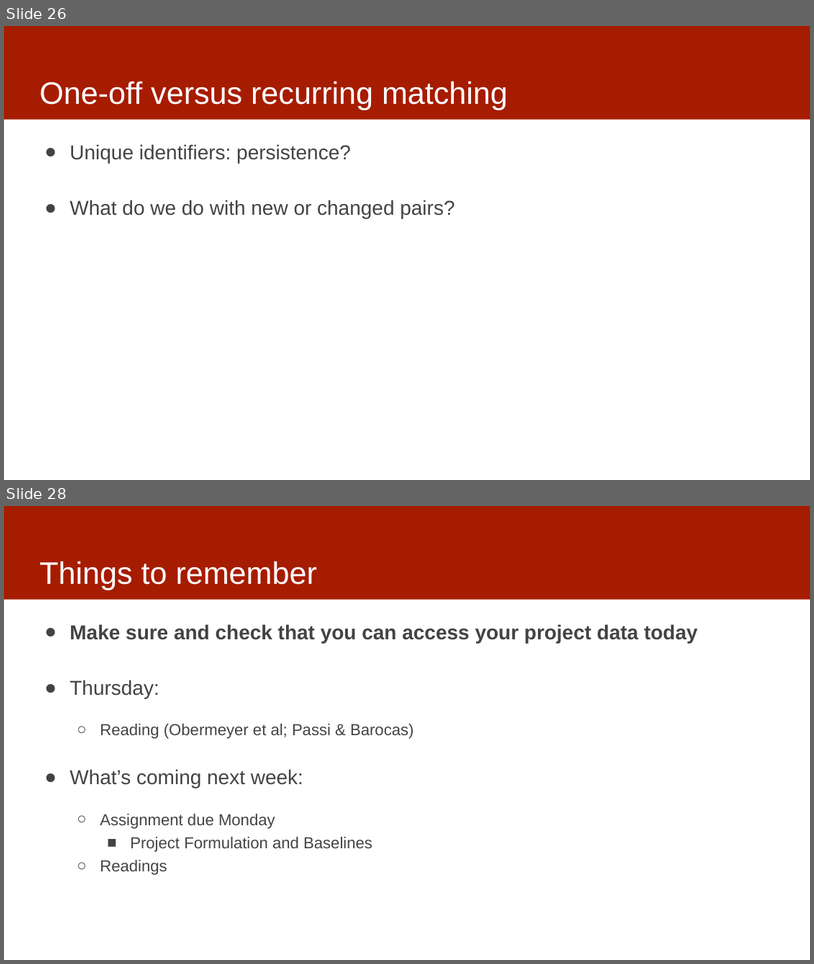
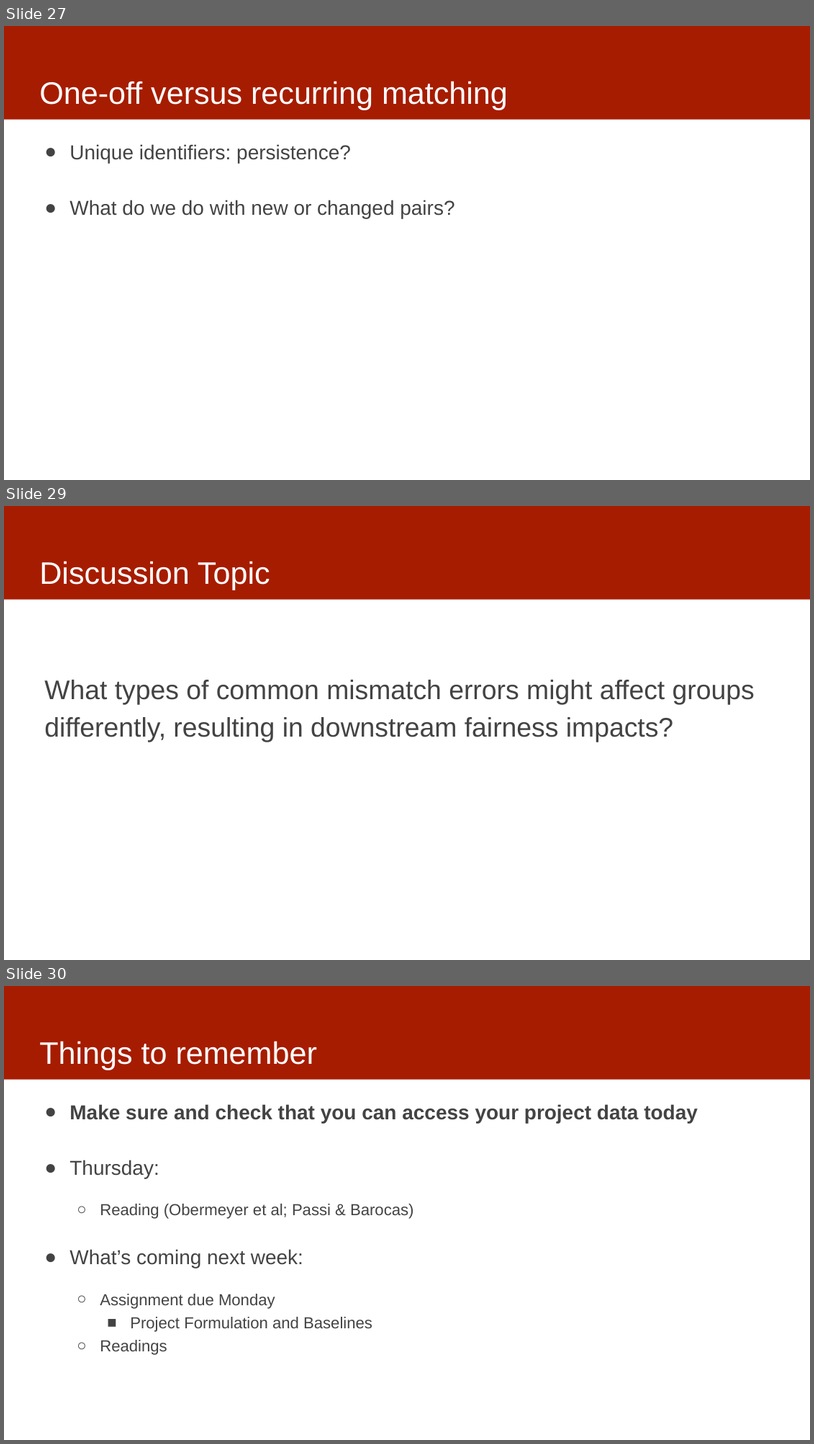
Before and after one commit to dssg/MLinPractice, a slide deck: Lectures/Lecture3-Data.pptx. Shown one above the other, each under a label of ours: slides 26 and 28 before the commit, slides 27, 29 and 30 after it; the slides between them are not shown. The pictures are 814x964 and 814x1444 pixels, drawn with LibreOffice and Linux fonts; fonts in the diff are those of the drawing. Boxes give left, top, right and bottom in pixels: in the first picture for what was removed or moved away, otherwise in the second. Text is boxed around its words. In the diff, an @@ line names an element or a change of style, - is before the commit and + after.

```diff
--- a/Lectures/Lecture3-Data.pptx
+++ b/Lectures/Lecture3-Data.pptx
@@ slide 29 added at bbox=[4, 506, 810, 960], background #FFFFFF; not listed: 1 template element that a slide beside it also shows @@
@@ title added at bbox=[39, 561, 270, 590], 37 pt, text #FFFFFF @@
+Discussion Topic
@@ text added at bbox=[44, 680, 755, 741], 32 pt, text #434343 @@
+What types of common mismatch errors might affect groups differently, resulting in downstream fairness impacts?
@@ what was slide 26 is now slide 27 @@
@@ what was slide 28 is now slide 30 @@
```
Also in this commit, not shown: 1 slide changed, 1 other slide added.
